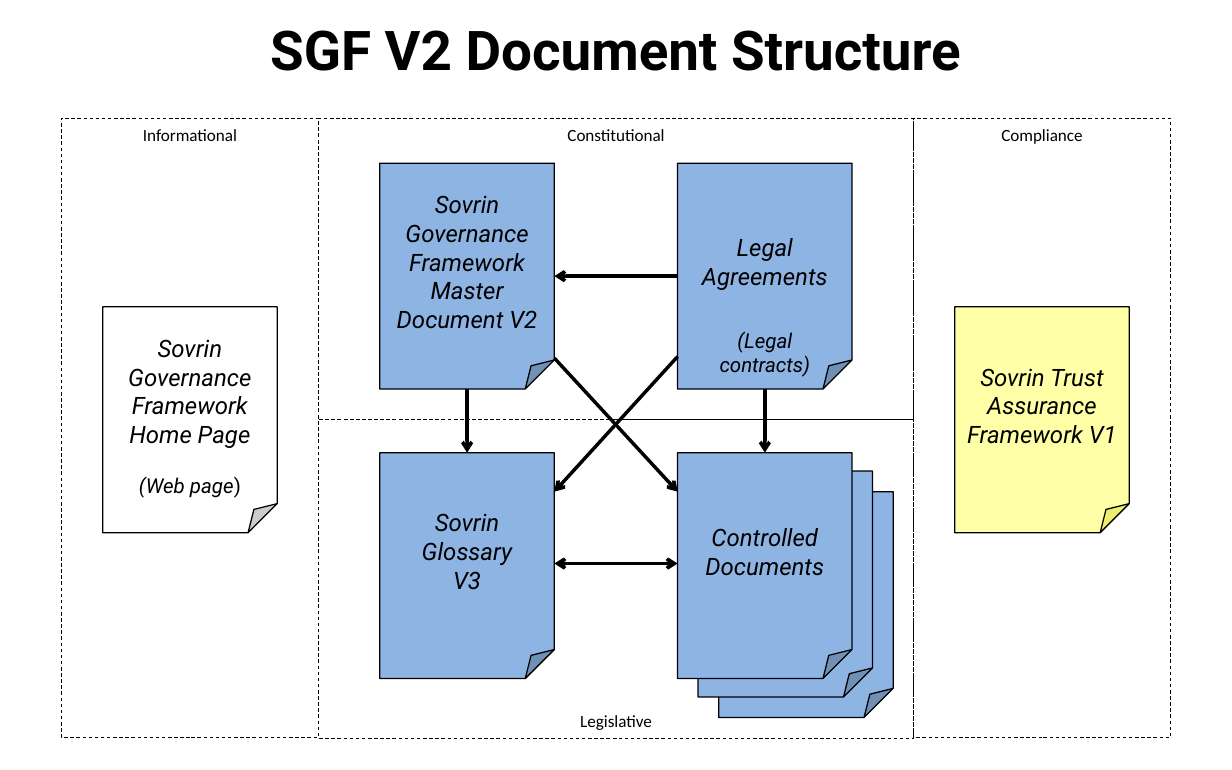
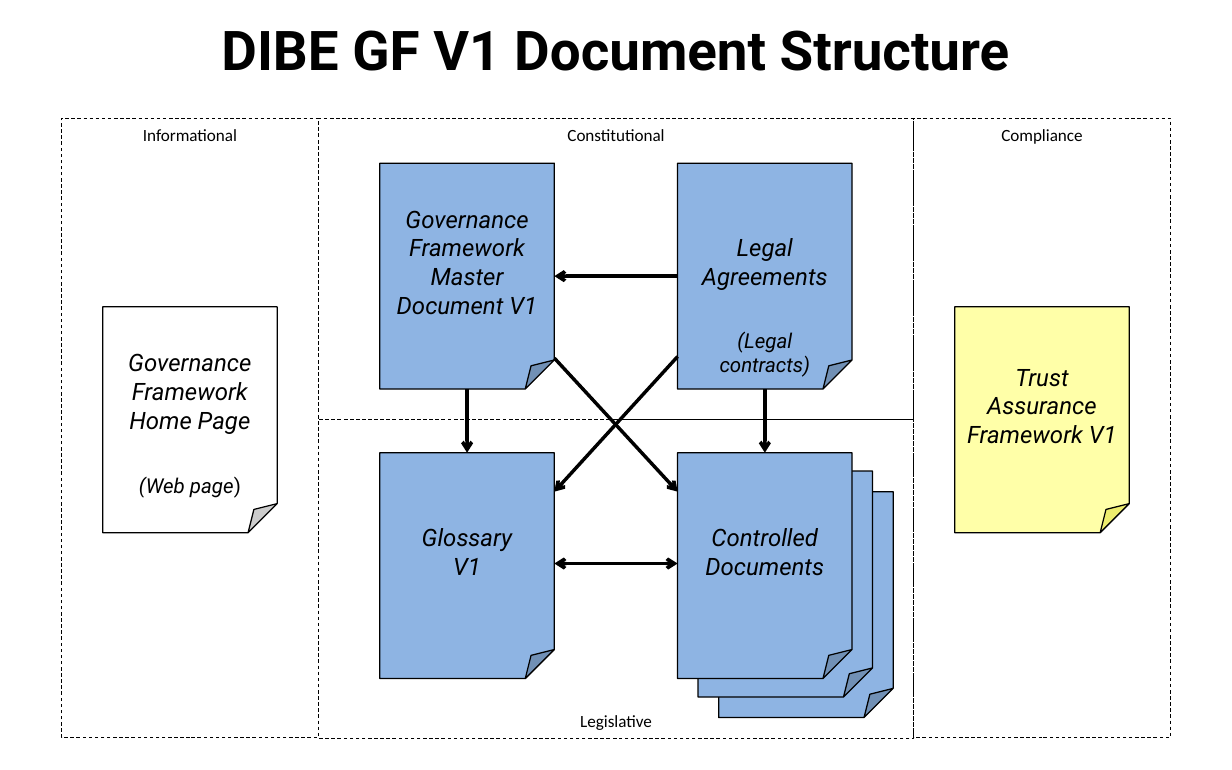
Before and after one commit to sovrin-foundation/SGF-v3, a slide deck: slide 2 of sbu/_docdev/images/sbu-legal-architecture-diagrams.pptx. Drawn at 1232x770 pixels with LibreOffice and Linux fonts; fonts in the diff are those of the drawing. Boxes give left, top, right and bottom in pixels: in the first picture for what was removed or moved away, otherwise in the second. Text is boxed around its words. In the diff, an @@ line names an element or a change of style, - is before the commit and + after.

```diff
--- a/sbu/_docdev/images/sbu-legal-architecture-diagrams.pptx
+++ b/sbu/_docdev/images/sbu-legal-architecture-diagrams.pptx
@@ title at bbox=[221, 30, 1010, 71]: text changed @@
-SGF V2 Document Structure
+DIBE GF V1 Document Structure
@@ text in folded corner at bbox=[397, 210, 537, 315]: text changed @@
-Sovrin Governance Framework Master Document V2
+Governance Framework Master Document V1
@@ text in folded corner at bbox=[128, 353, 251, 434]: text changed @@
-Sovrin Governance Framework Home Page
+Governance Framework Home Page
@@ text in folded corner at bbox=[967, 369, 1117, 444]: text changed @@
-Sovrin Trust Assurance Framework V1
+Trust Assurance Framework V1
@@ text in folded corner at bbox=[422, 528, 512, 575]: text changed @@
-Sovrin Glossary
-V3
+Glossary
+V1
```
Also in this commit, not shown: 3 other slides changed, 8 other files.
